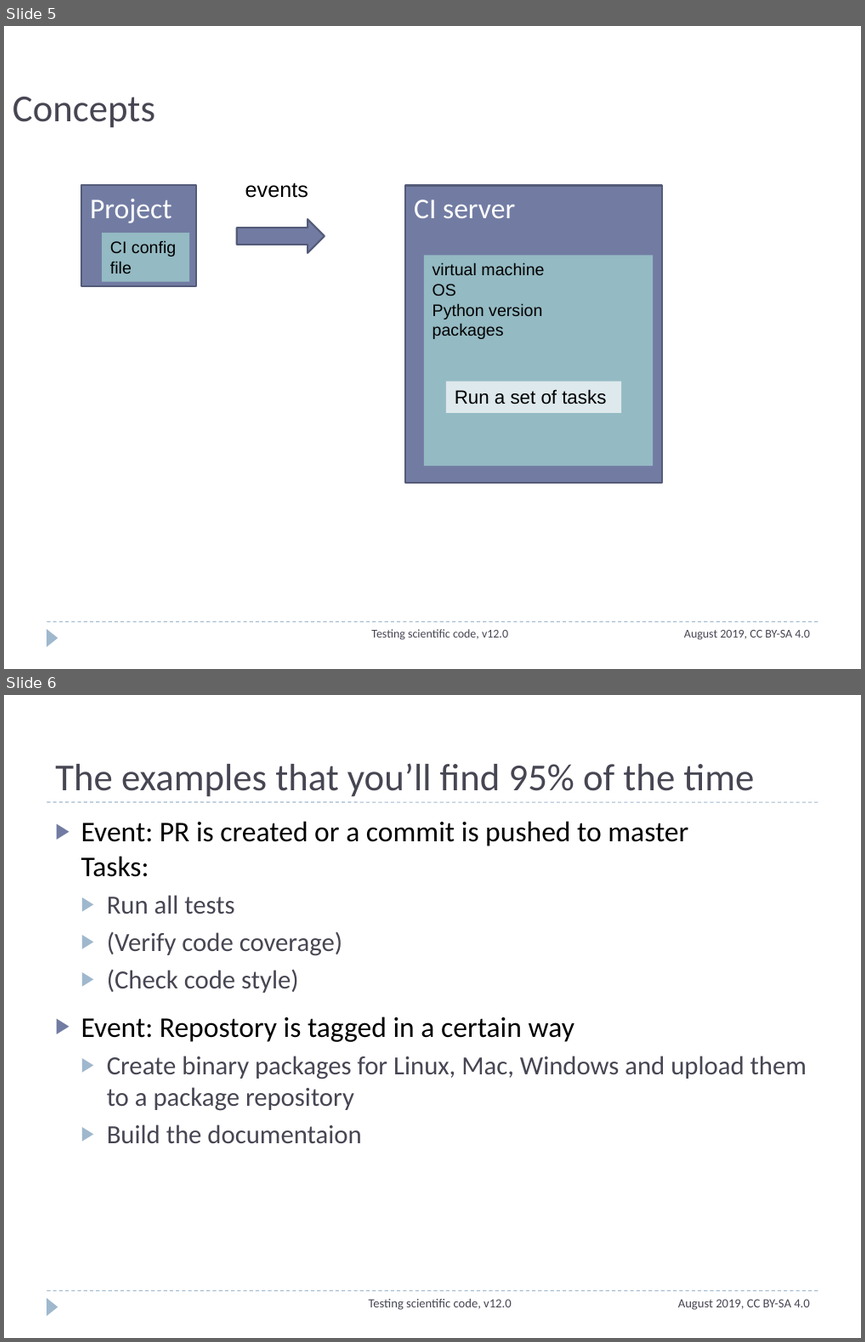
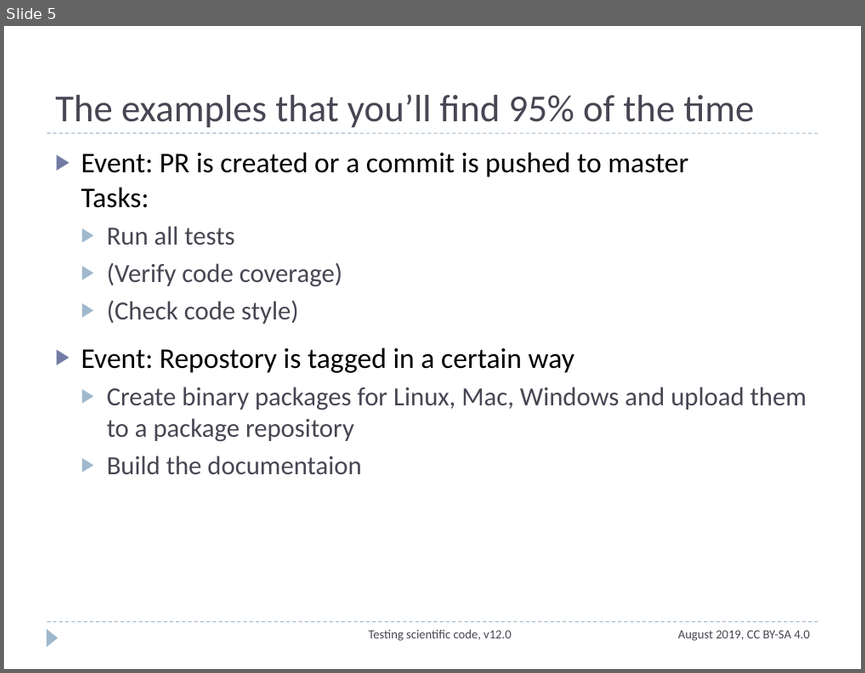
Before and after one commit to ASPP/testing_debugging_profiling, a slide deck: continuous_integration.pptx. Shown one above the other, each under a label of ours: slides 5 and 6 before the commit, slide 5 after it. The pictures are 865x1342 and 865x673 pixels, drawn with LibreOffice and Linux fonts; fonts in the diff are those of the drawing. Boxes give left, top, right and bottom in pixels: in the first picture for what was removed or moved away, otherwise in the second. Text is boxed around its words. In the diff, an @@ line names an element or a change of style, - is before the commit and + after.

Commit message:
added made slides for testing added pretty things to ci. Also excersizes

```diff
--- a/continuous_integration.pptx
+++ b/continuous_integration.pptx
@@ slide 5 removed at [4,26,861,669], background #FFFFFF; not listed: 2 template elements that a slide beside it also shows @@
@@ title removed at [12,97,155,128] @@
-Concepts
@@ rectangle removed at [82,185,197,286] @@
-Project
@@ text removed at [245,182,308,198] @@
-events
@@ rectangle removed at [406,185,662,482] @@
-CI server
@@ right arrow removed at [237,219,324,252] @@
@@ rectangle removed at [102,233,189,281] @@
-CI config file
@@ rectangle removed at [424,255,653,465] @@
-virtual machine
-OS
-Python version
-packages
@@ rectangle removed at [446,380,622,413] @@
-Run a set of tasks
@@ text removed at [371,629,508,640] @@
-Testing scientific code, v12.0
@@ text removed at [684,630,810,640] @@
-August 2019, CC BY-SA 4.0
@@ what was slide 6 is now slide 5 @@
```
Also in this commit, not shown: 6 slides changed, 2 slides added, 8 other files.
